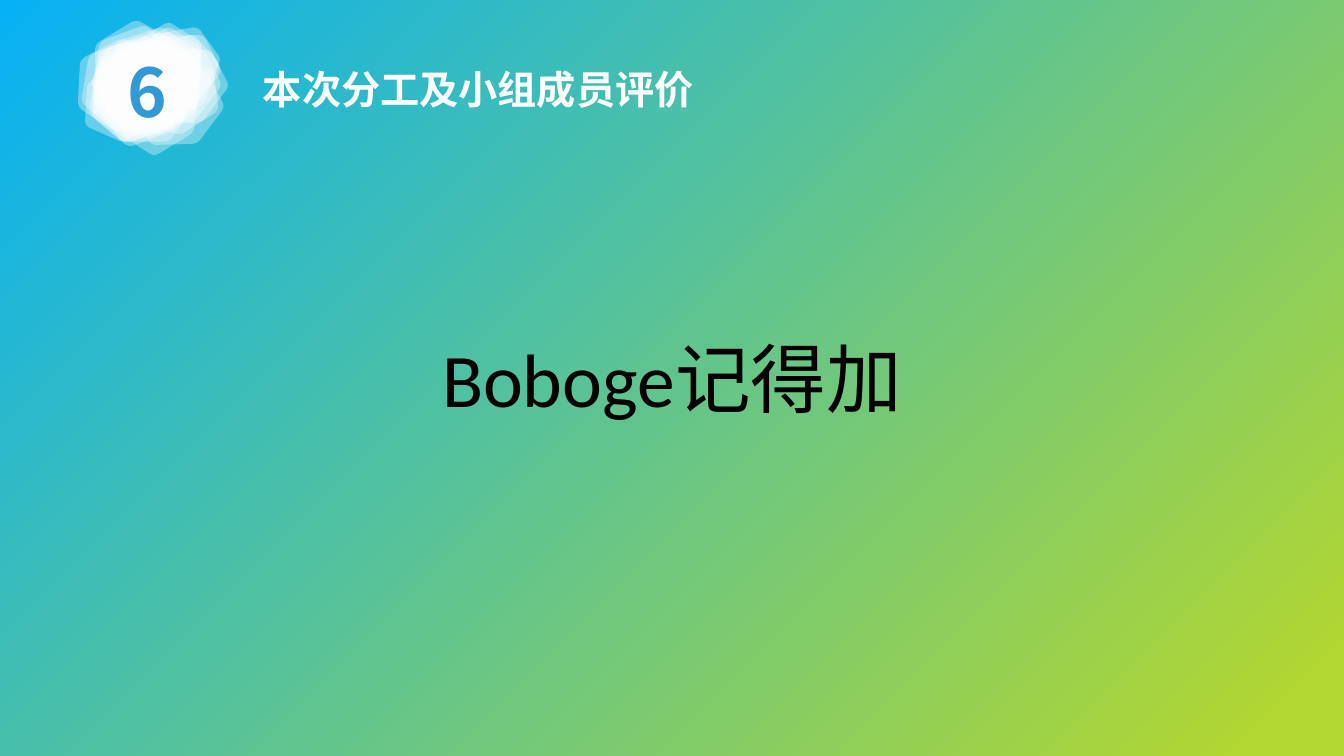
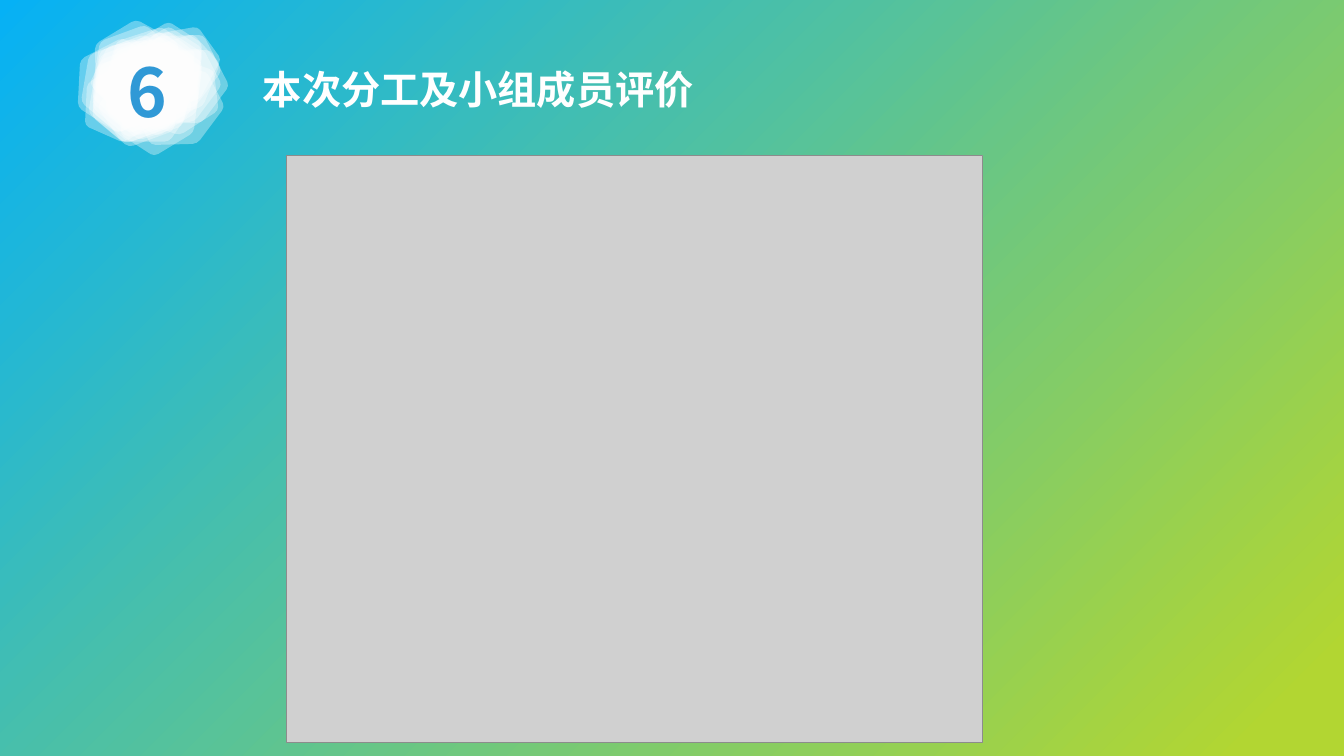
Before and after one commit to avgstuBoboge/SRA2021-document, a slide deck: slide 48 of PPT/SRA2021-G03-翻转课堂5 v0.1.pptx. Drawn at 1344x756 pixels with LibreOffice and Linux fonts; fonts in the diff are those of the drawing; grey boxes stand for pictures. Boxes give left, top, right and bottom in pixels: in the first picture for what was removed or moved away, otherwise in the second. Text is boxed around its words. In the diff, an @@ line names an element or a change of style, - is before the commit and + after.

```diff
--- a/PPT/SRA2021-G03-翻转课堂5 v0.1.pptx
+++ b/PPT/SRA2021-G03-翻转课堂5 v0.1.pptx
@@ picture added at (x1=286, y1=155, x2=983, y2=742) @@
@@ text removed at (x1=442, y1=345, x2=902, y2=420) @@
-Boboge记得加
```
